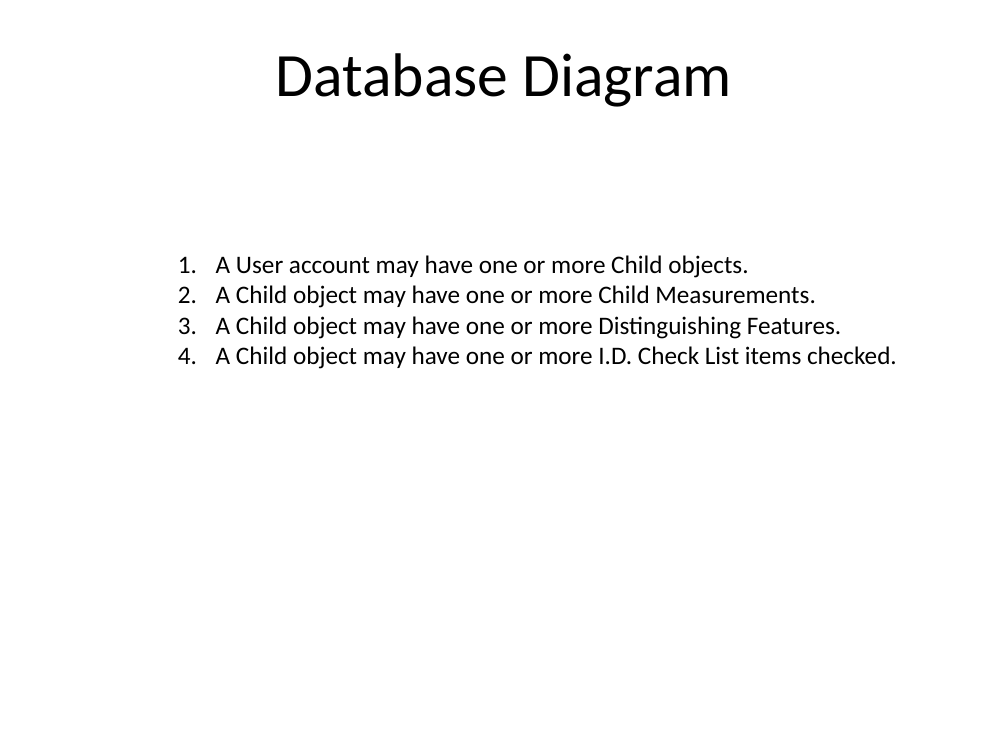
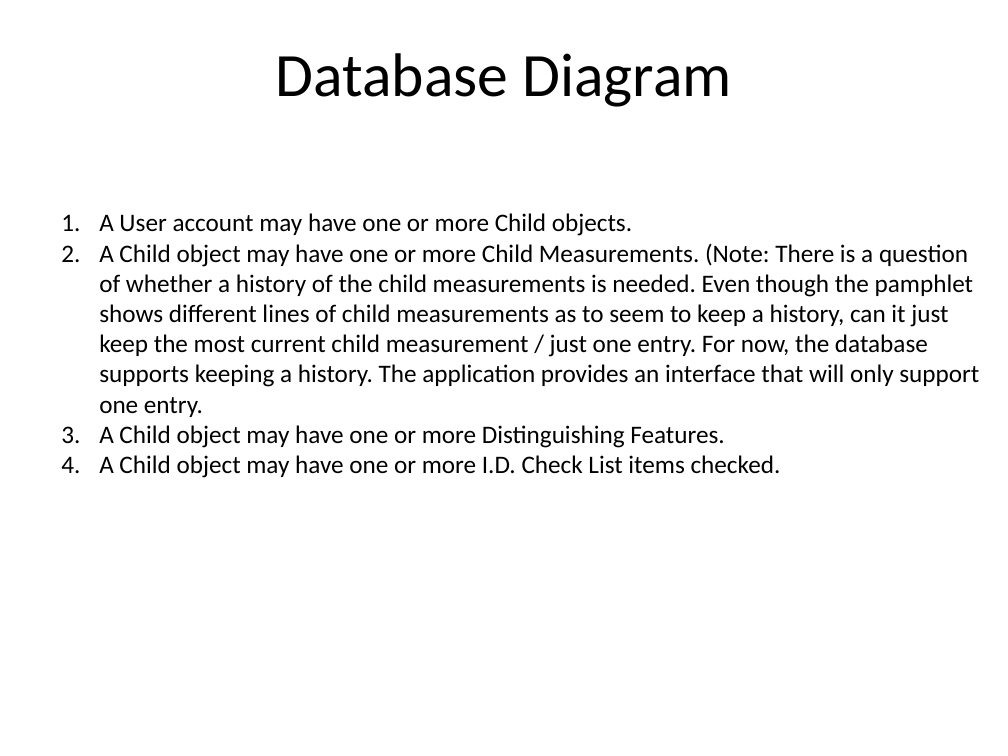
Before and after one commit to Magenic/MissingChildrenMinnesota, a slide deck: slide 7 of Docs/MCM Application Flow.pptx. Drawn at 1008x756 pixels with LibreOffice and Linux fonts; fonts in the diff are those of the drawing. Boxes give left, top, right and bottom in pixels: in the first picture for what was removed or moved away, otherwise in the second. Text is boxed around its words. In the diff, an @@ line names an element or a change of style, - is before the commit and + after.

```diff
--- a/Docs/MCM Application Flow.pptx
+++ b/Docs/MCM Application Flow.pptx
@@ text "A User account may have ...": place and size @@
-text "A User account may have ..." at (216,255,897,369)
+text "A User account may have ..." at (99,213,979,478)
@@ text at (99,243,979,417): text changed @@
-2. A Child object may have one or more Child Measurements.
+2. A Child object may have one or more Child Measurements. (Note: There is a question of whether a history of the child measurements is needed. Even though the pamphlet shows different lines of child measurements as to seem to keep a history, can it just keep the most current child measurement / just one entry. For now, the database supports keeping a history. The application provides an interface that will only support one entry.
```
Also in this commit, not shown: 3 other slides changed, 4 slides added.
